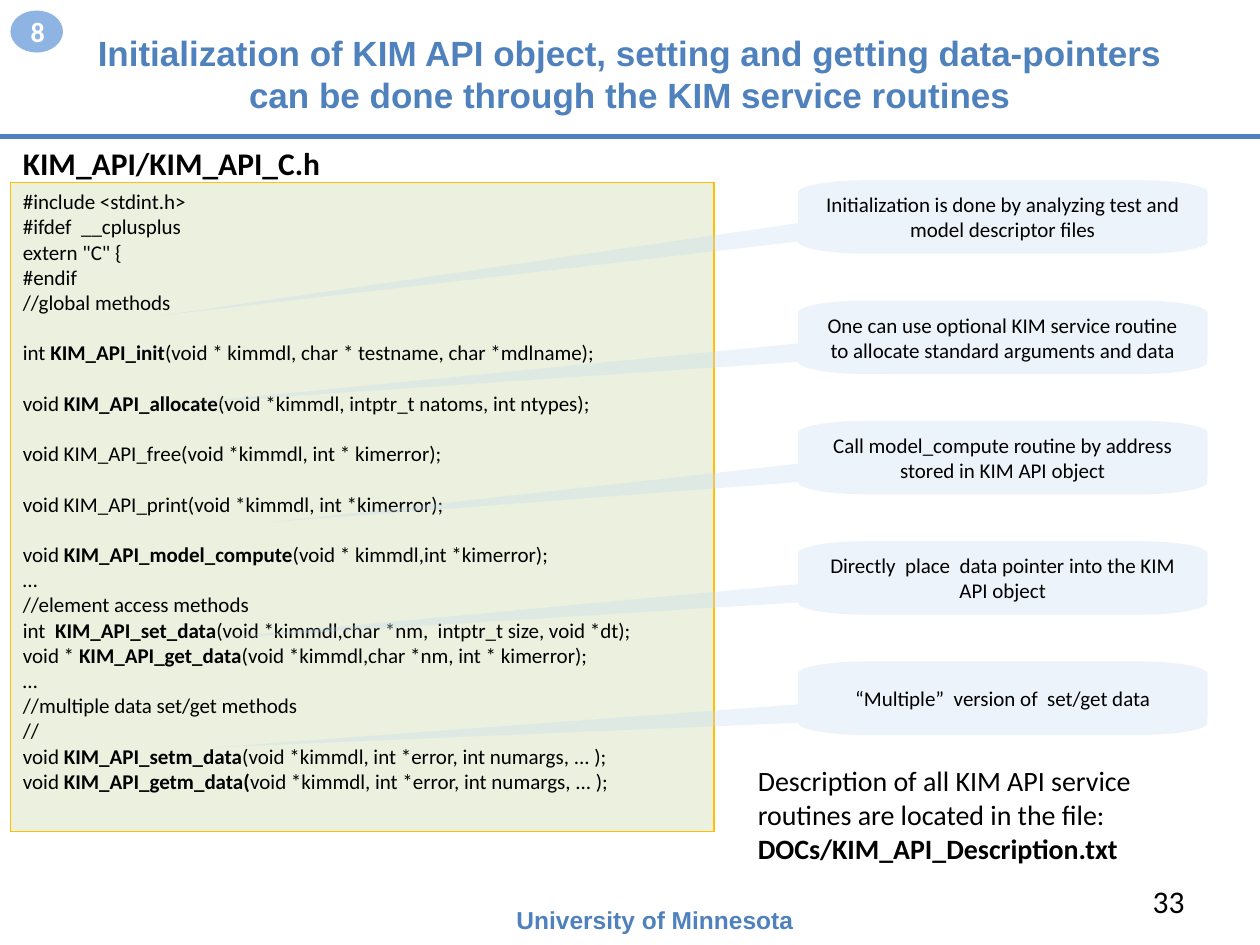
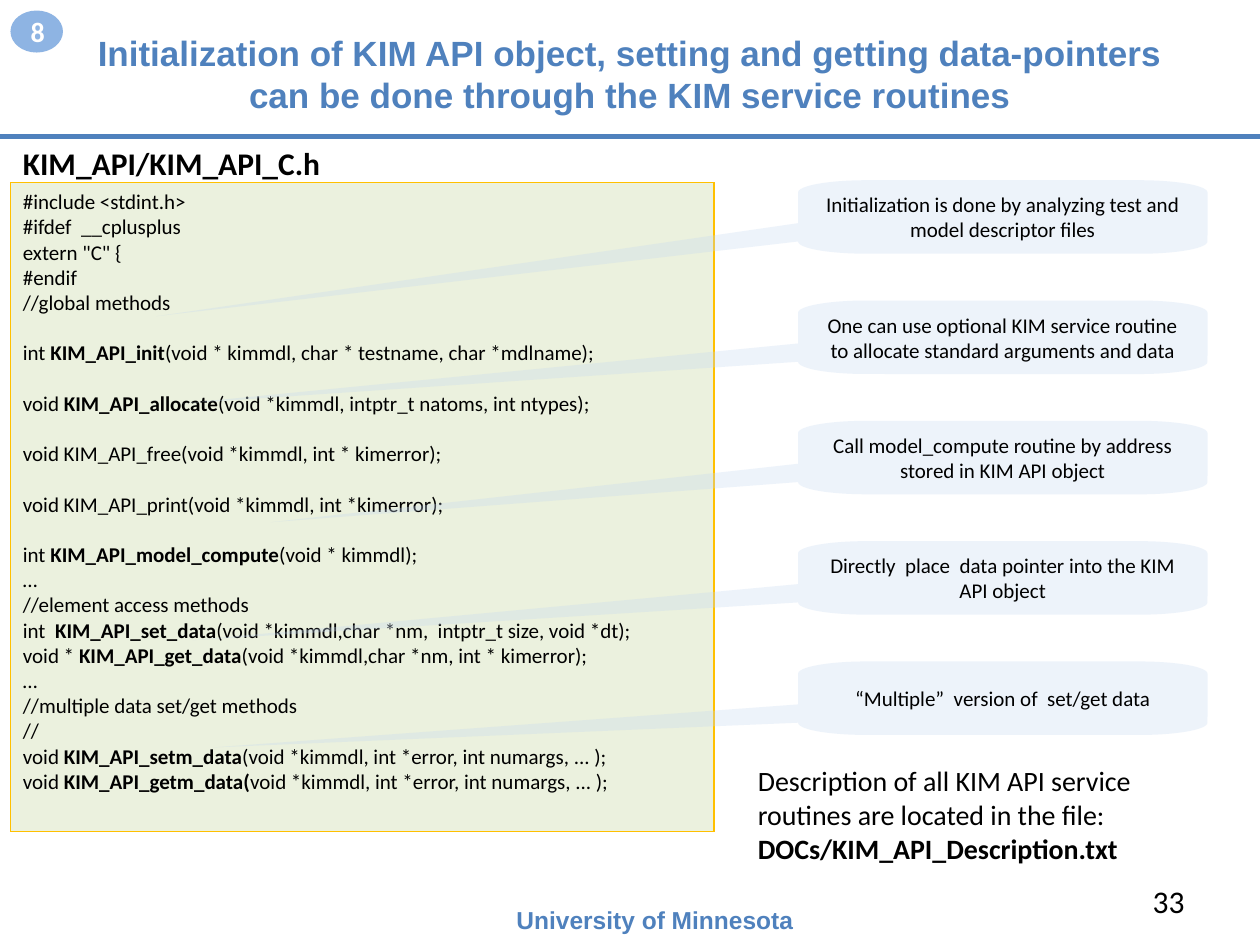
Before and after one commit to openkim/kim-api, a slide deck: slide 33 of DOCs/openkim-api-introduction.pptx. Drawn at 1260x945 pixels with LibreOffice and Linux fonts; fonts in the diff are those of the drawing. Boxes give left, top, right and bottom in pixels: in the first picture for what was removed or moved away, otherwise in the second. Text is boxed around its words. In the diff, an @@ line names an element or a change of style, - is before the commit and + after.

```diff
--- a/DOCs/openkim-api-introduction.pptx
+++ b/DOCs/openkim-api-introduction.pptx
@@ text in rectangle at [23,547,418,566]: text changed; bold on @@
-void KIM_API_model_compute(void * kimmdl,int *kimerror);
+int KIM_API_model_compute(void * kimmdl);
```
Also in this commit, not shown: 8 other slides changed, 1 other file.
